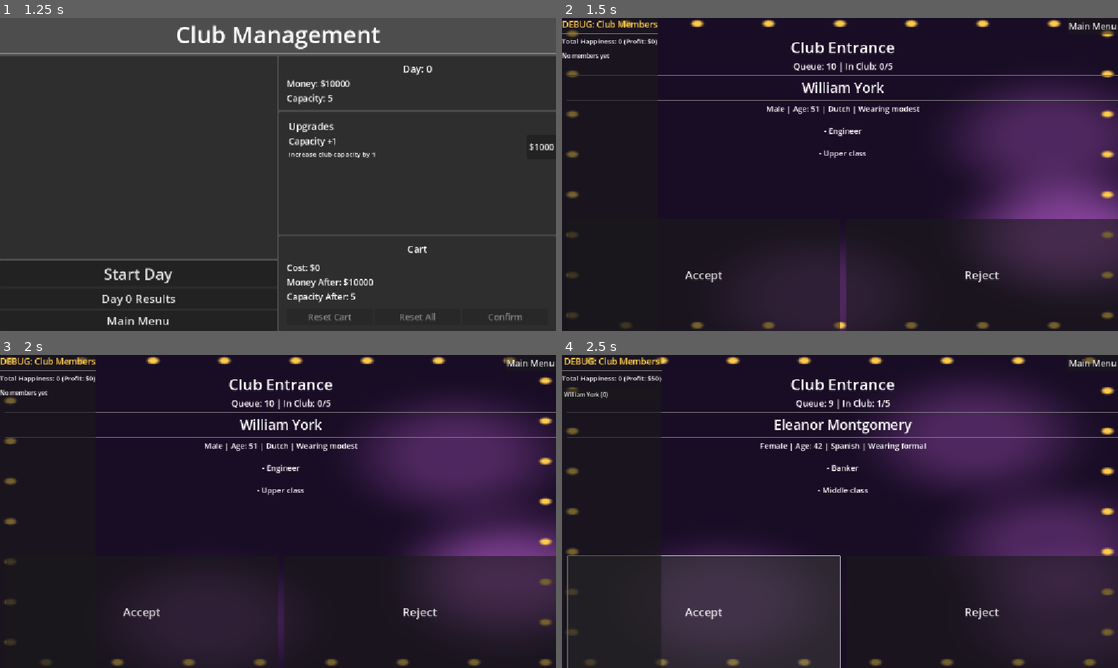
Above: before the commit, frames 1-4 (two rows, left to right).
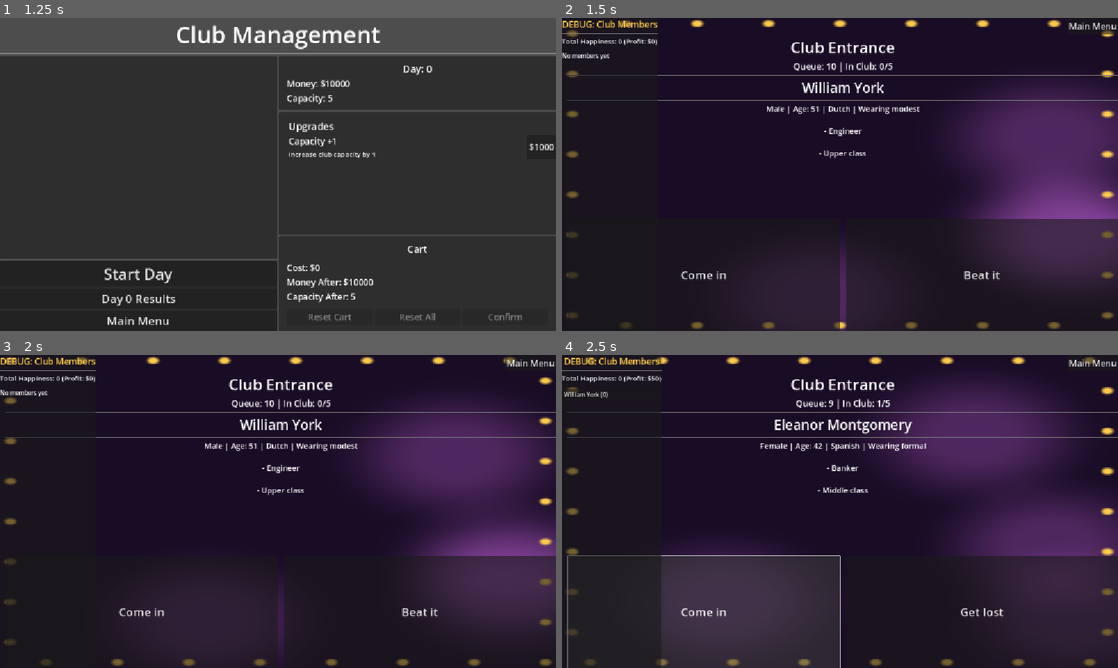
Above: after the commit, the same moments.

Repository: nunu-ai/ggj-2026-unmasked
Game: Godot game, scene res://scenes/main_menu.tscn
Two runs of this game, one before a commit and one after it. Both use one fixed random seed, a clock stepped at 60 frames per second and the inputs below.
Inputs:
- Up to frame 1 (1.25 s): click "New Game" at 0.5 s
- Up to frame 2 (1.5 s): click "Start Day" at 1.25 s
- Up to frame 3 (2 s): no input
- Up to frame 4 (2.5 s): click "Accept" (after the commit: "Come in") at 2 s

Frame 1 is identical in both runs. In frame 2, 0.3% of the frame differs, in the area x 21-79%, y 80-85%; in frame 3, 0.2%; in frame 4, 0.3%, in the area x 21-80%, y 80-85%.

Commit message:
cool button captions

Diff:
--- a/scripts/queue_scene.gd
+++ b/scripts/queue_scene.gd
@@ -7,8 +7,31 @@
 @export var reject_button: Button
 @export var debug_panel: DebugPanel
 
+const ACCEPT_PHRASES: Array[String] = [
+	"Welcome",
+	"Come in",
+	"You're in",
+	"Enter",
+	"Go ahead",
+]
+
+const REJECT_PHRASES: Array[String] = [
+	"Get lost",
+	"Go home",
+	"Not tonight",
+	"Beat it",
+	"No way",
+	"Scram",
+]
+
 func _ready() -> void:
+	randomize_button_captions()
 	update_display()
+
+
+func randomize_button_captions() -> void:
+	accept_button.text = ACCEPT_PHRASES.pick_random()
+	reject_button.text = REJECT_PHRASES.pick_random()
 
 
 func update_display() -> void:
@@ -88,11 +111,13 @@
 
 func _on_accept_button_pressed() -> void:
 	SaveState.day.decide_current_person(true)
+	randomize_button_captions()
 	update_display()
 
 
 func _on_reject_button_pressed() -> void:
 	SaveState.day.decide_current_person(false)
+	randomize_button_captions()
 	update_display()
 
 
